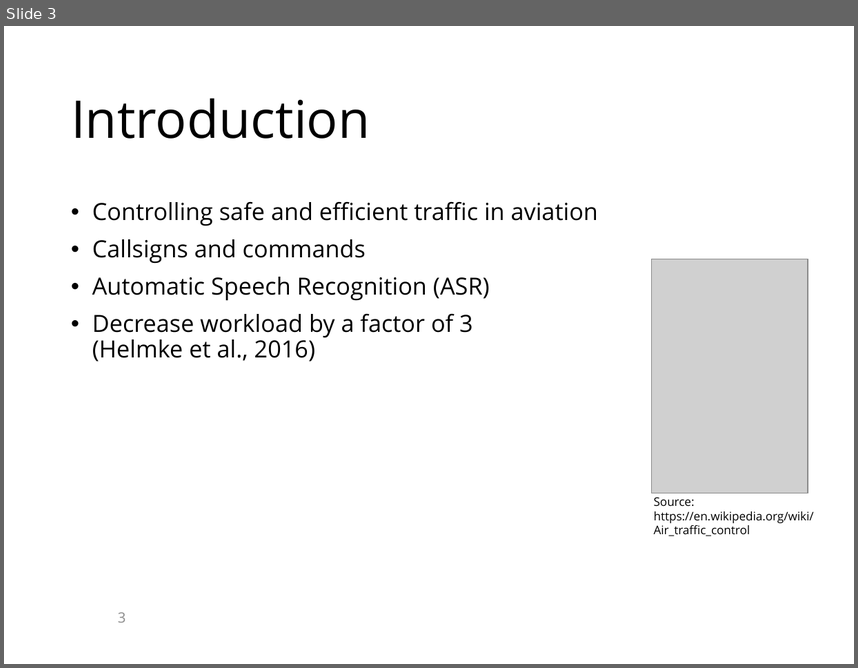
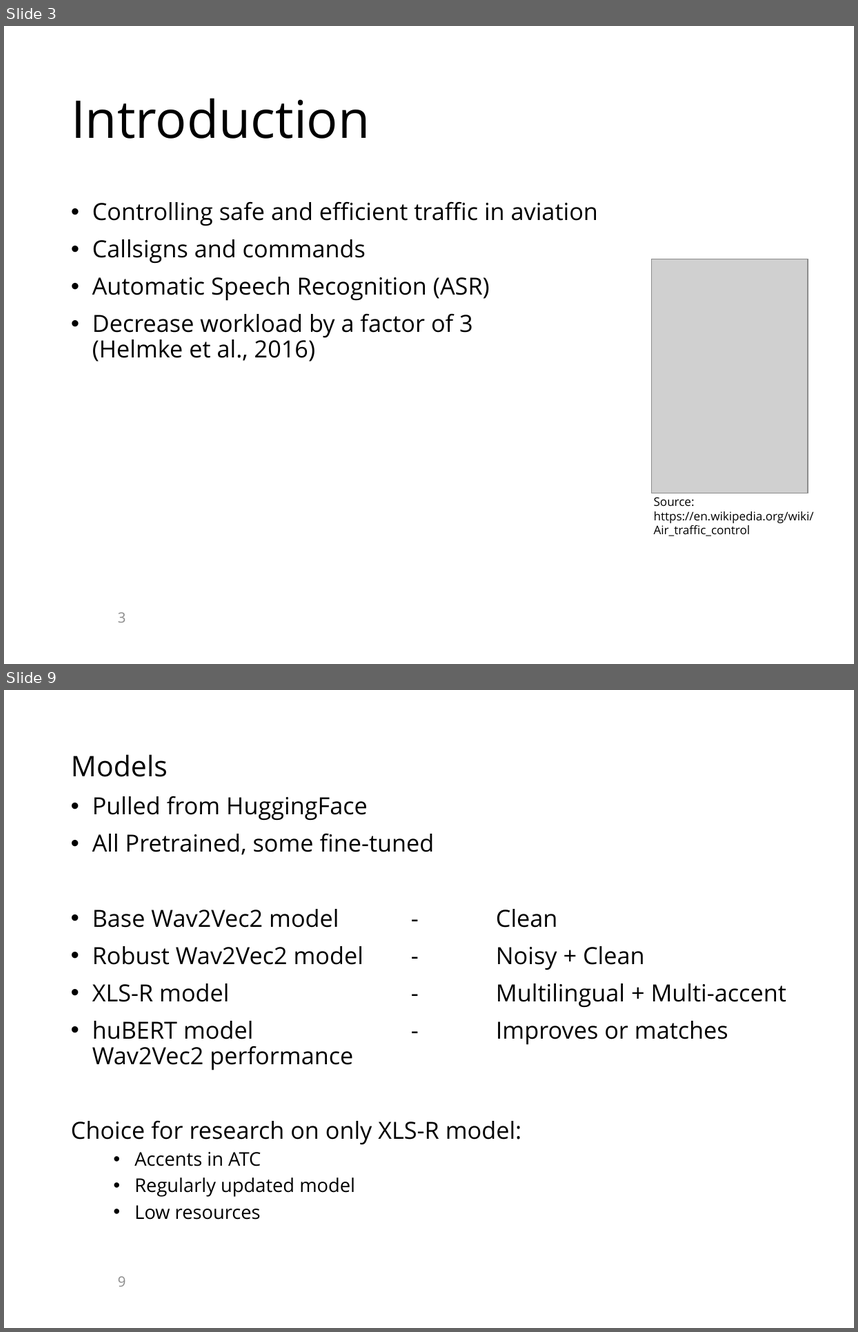
Before and after one commit to KaranChand/ATC, a slide deck: PowerPoint_presentation_template.pptx. Shown one above the other, each under a label of ours: slide 3 before the commit, slides 3 and 9 after it; the slides between them are not shown. The pictures are 858x668 and 858x1332 pixels, drawn with LibreOffice and Linux fonts; fonts in the diff are those of the drawing; grey boxes stand for pictures; background and template pictures are left out. Boxes give left, top, right and bottom in pixels: in the first picture for what was removed or moved away, otherwise in the second. Text is boxed around its words. In the diff, an @@ line names an element or a change of style, - is before the commit and + after.

```diff
--- a/PowerPoint_presentation_template.pptx
+++ b/PowerPoint_presentation_template.pptx
@@ slide 9 added at [4, 690, 854, 1328], background picture (left out) @@
@@ text added at [71, 754, 786, 1219], 20 pt, text #000000 @@
+Models
+• Pulled from HuggingFace
+• All Pretrained, some fine-tuned
+• Base Wav2Vec2 model - Clean
+• Robust Wav2Vec2 model - Noisy + Clean
+• XLS-R model - Multilingual + Multi-accent
+• huBERT model - Improves or matches Wav2Vec2 performance
+Choice for research on only XLS-R model:
+  • Accents in ATC
+  • Regularly updated model
+  • Low resources
@@ page number added at [118, 1276, 126, 1286], 12 pt, text #8C8C8C @@
+9
```
Also in this commit, not shown: 2 slides changed, 9 other slides added.
